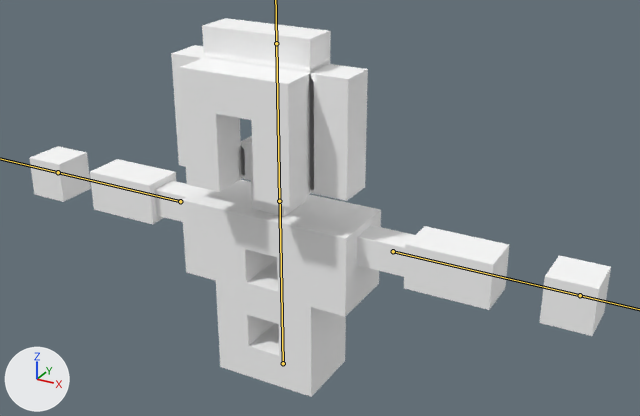
The FBX model Game/Assets/Models/Player/Player.fbx, before and after one commit.
One viewpoint serves both versions: a 50 mm lens placed at (56.9, -92.4, 72.0), pointed at (5.2, 1.6, 25.0). Arrows for +X, +Y and +Z are at lower left; the lights stay in place. The bones that bend it are drawn over the model as lines.

Names of what the first picture shows: 'PlayerSuit'.
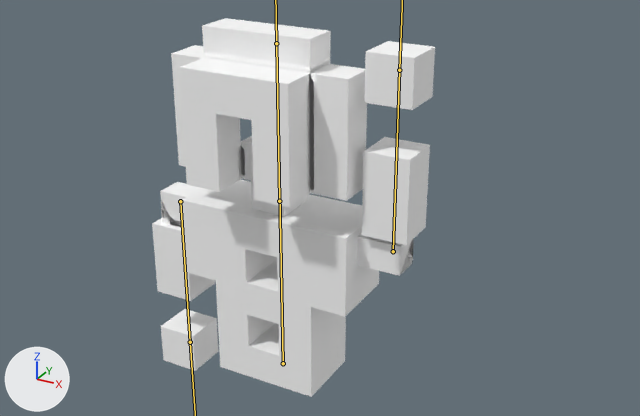
The newer file adds an action. The first version stands in its rest pose; the second is drawn at frame 1 of the action 'Armature|Switch'.

Patch to the scene script:
```diff
--- a/Game/Assets/Models/Player/Player.fbx.py
+++ b/Game/Assets/Models/Player/Player.fbx.py
@@ bone_arm_l @@
 bone_arm_l = bpy.data.objects['Armature'].pose.bones['arm.L']  # child of 'spine'
-bone_arm_l.rotation_quaternion = (1.0, 0.0, 0.0, 0.0)  # degrees (0, 0, 0)
+bone_arm_l.rotation_quaternion = (0.707, 0.0, 0.0, 0.707)  # degrees (0, 0, 90)
@@ bone_arm_r @@
 bone_arm_r = bpy.data.objects['Armature'].pose.bones['arm.R']  # child of 'spine'
-bone_arm_r.rotation_quaternion = (1.0, 0.0, 0.0, 0.0)  # degrees (0, 0, 0)
+bone_arm_r.rotation_quaternion = (0.5, -0.5, 0.5, -0.5)  # degrees (-90, 0, -90)
```

Changed parts and their boxes (x1, y1, x2, y2) in the pictures (640 x 416 px):
'PlayerSuit', posed (51% narrower): before (29, 18, 611, 397); after (152, 18, 435, 397)
bone 'arm.L', root to tip: before (180, 201) to (58, 172); after (180, 201) to (190, 342)
bone 'arm.R', root to tip: before (393, 251) to (580, 295); after (393, 251) to (399, 70)
